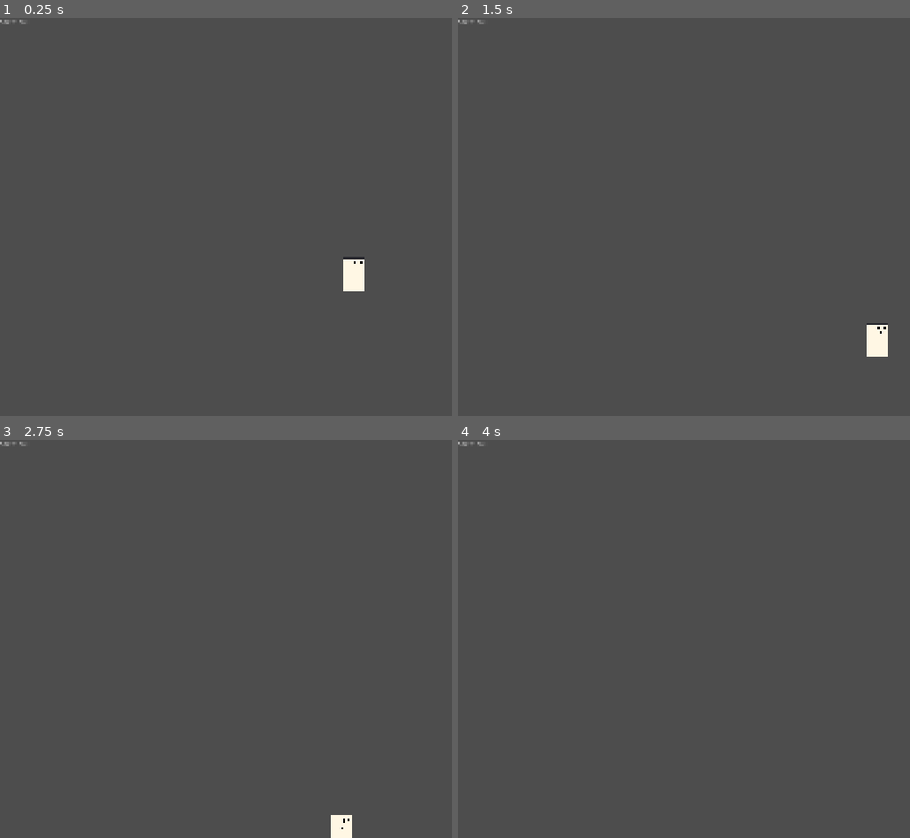
Above: before the commit, frames 1-4 (two rows, left to right).
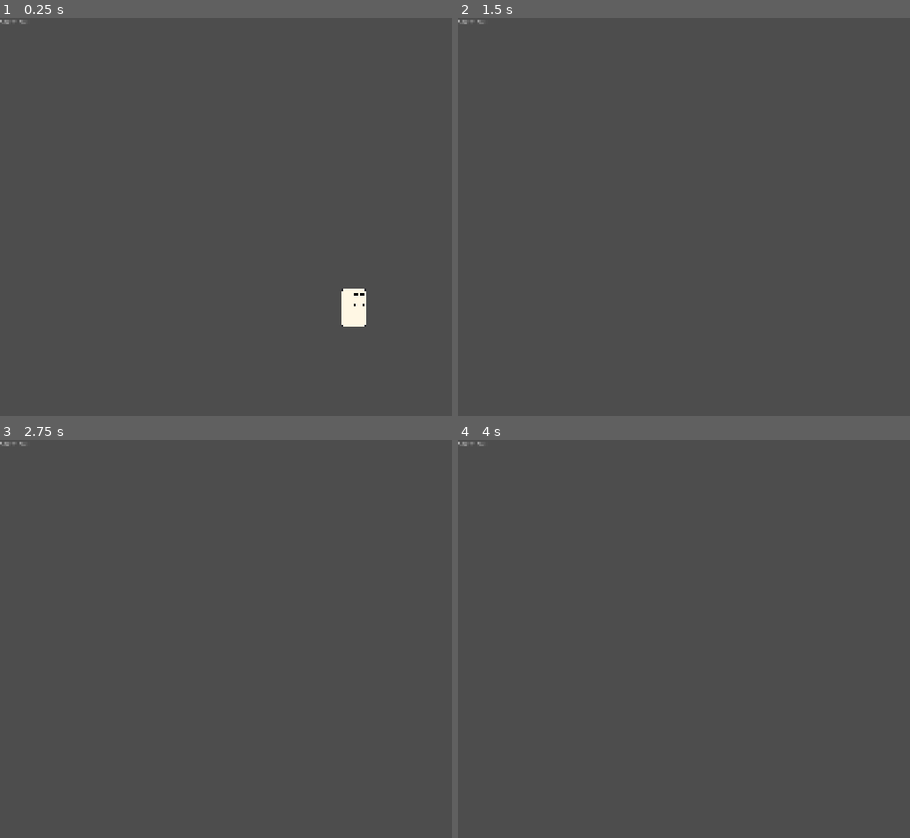
Above: after the commit, the same moments.

Repository: yasukawa426/2d-platformer-godot
Game: Godot game, scene res://scenes/player/player.tscn
Same seed, same stepped clock (60 frames per second), same inputs: the game is played once before the commit and once after it. This scene is started directly instead of the project's main scene.
Inputs (mouse positions are in pixels of both pictures, inside the frame that each line leads up to):
- Up to frame 1 (0.25 s): no input
- Up to frame 2 (1.5 s): move the mouse to (outside the picture) at 0.52 s; hold D (move_right) from 0.53 s (still down); tap Space (jump) at 0.77 s; move the mouse to (670, 236) at 1.27 s
- Up to frame 3 (2.75 s): tap Space (jump) at 1.52 s; move the mouse to (424, 551) at 2.02 s; release D (move_right) at 2.03 s; hold A (move_left) from 2.03 s (still down)
- Up to frame 4 (4 s): move the mouse to (774, 718) at 2.77 s; release A (move_left) at 2.78 s; hold D (move_right) from 2.78 s (still down); tap Space (jump) at 3.02, 3.77 s; tap Enter at 3.5 s; move the mouse to (outside the picture) at 3.52 s

The runs differ from the first frame. In frame 1, 0.9% of the frame differs, in the area x 75-82%, y 60-78%; in frame 2, 0.4%; in frame 3, 0.3%; in frame 4, nothing differs.

Commit message:
fix: move sprites origin position to the player feet so scaling animations look right

Diff:
--- a/scenes/player/player.tscn
+++ b/scenes/player/player.tscn
@@ -44,26 +44,28 @@
 }]
 
 [sub_resource type="RectangleShape2D" id="RectangleShape2D_cabdp"]
-size = Vector2(100, 150)
+size = Vector2(98, 148)
 
 [node name="Player" type="CharacterBody2D" unique_id=454002819]
 texture_filter = 1
 script = ExtResource("1_75vfm")
 
 [node name="Sprite" type="Node2D" parent="." unique_id=680137471]
+position = Vector2(0, 74)
 
 [node name="Sprite2D" type="Sprite2D" parent="Sprite" unique_id=1144674230]
+position = Vector2(0, -74)
 texture = ExtResource("2_qek5x")
 
 [node name="LeftMarker2D" type="Marker2D" parent="Sprite" unique_id=735031000]
-position = Vector2(-20, -34)
+position = Vector2(-20, -108)
 
 [node name="RightMarker2D" type="Marker2D" parent="Sprite" unique_id=947999287]
-position = Vector2(20.000002, -34)
+position = Vector2(20.000002, -107.99999)
 scale = Vector2(1.75, 1.75)
 
 [node name="FaceAnimatedSprite2D" type="AnimatedSprite2D" parent="Sprite" unique_id=1122853812]
-position = Vector2(20, -34)
+position = Vector2(20, -107.99999)
 scale = Vector2(1.75, 1.75)
 sprite_frames = SubResource("SpriteFrames_cabdp")
 animation = &"run"
@@ -72,10 +74,14 @@
 shape = SubResource("RectangleShape2D_cabdp")
 
 [node name="Camera2D" type="Camera2D" parent="." unique_id=2010106613]
-offset = Vector2(0, -235)
-zoom = Vector2(0.6, 0.6)
+offset = Vector2(0, -316)
+zoom = Vector2(0.7, 0.7)
 process_callback = 0
 position_smoothing_enabled = true
+drag_horizontal_enabled = true
+drag_vertical_enabled = true
+drag_top_margin = 0.8
+drag_bottom_margin = 0.8
 
 [node name="StateMachine" type="Node" parent="." unique_id=1175196843 node_paths=PackedStringArray("starting_state")]
 script = ExtResource("2_0owmy")
